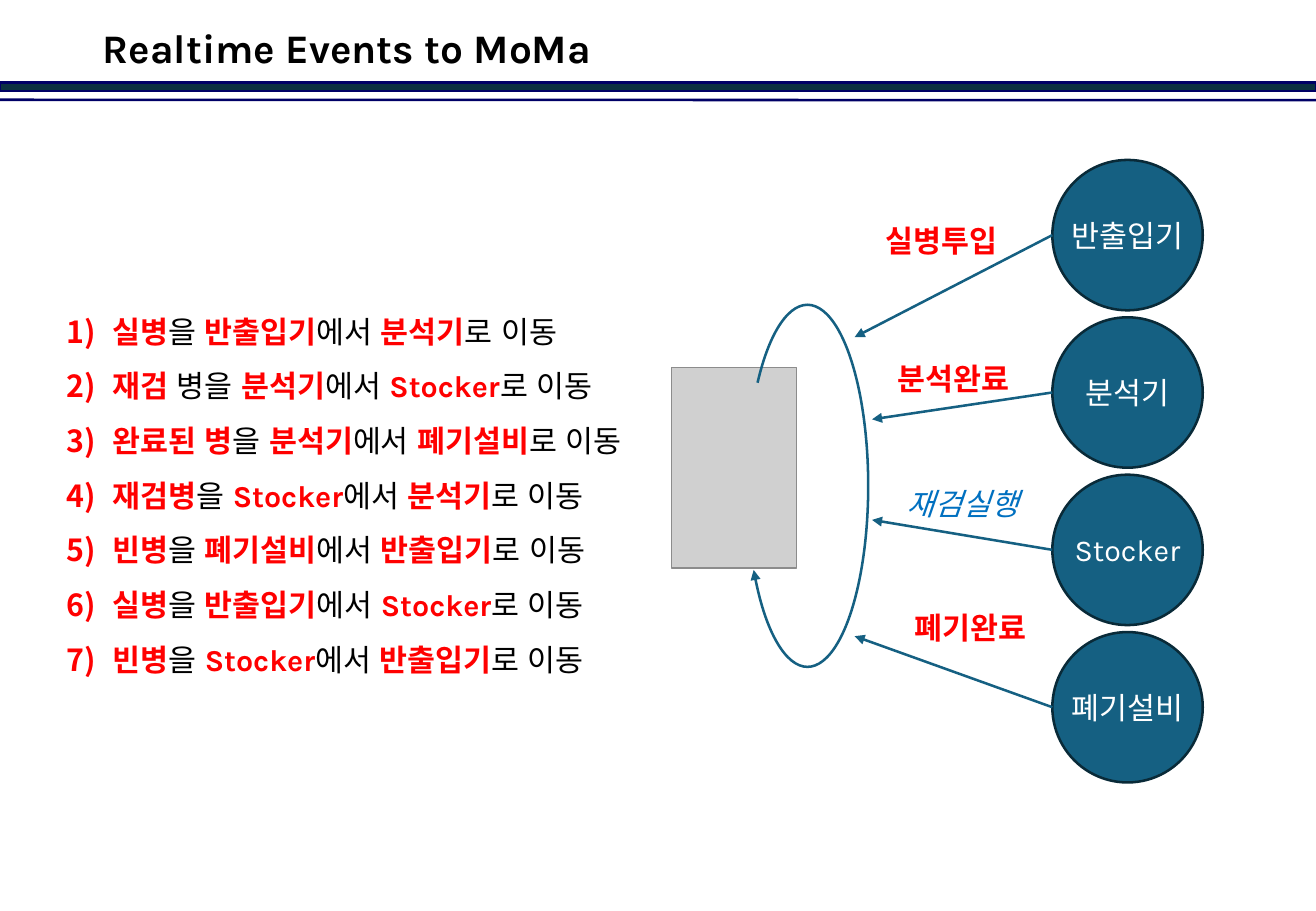
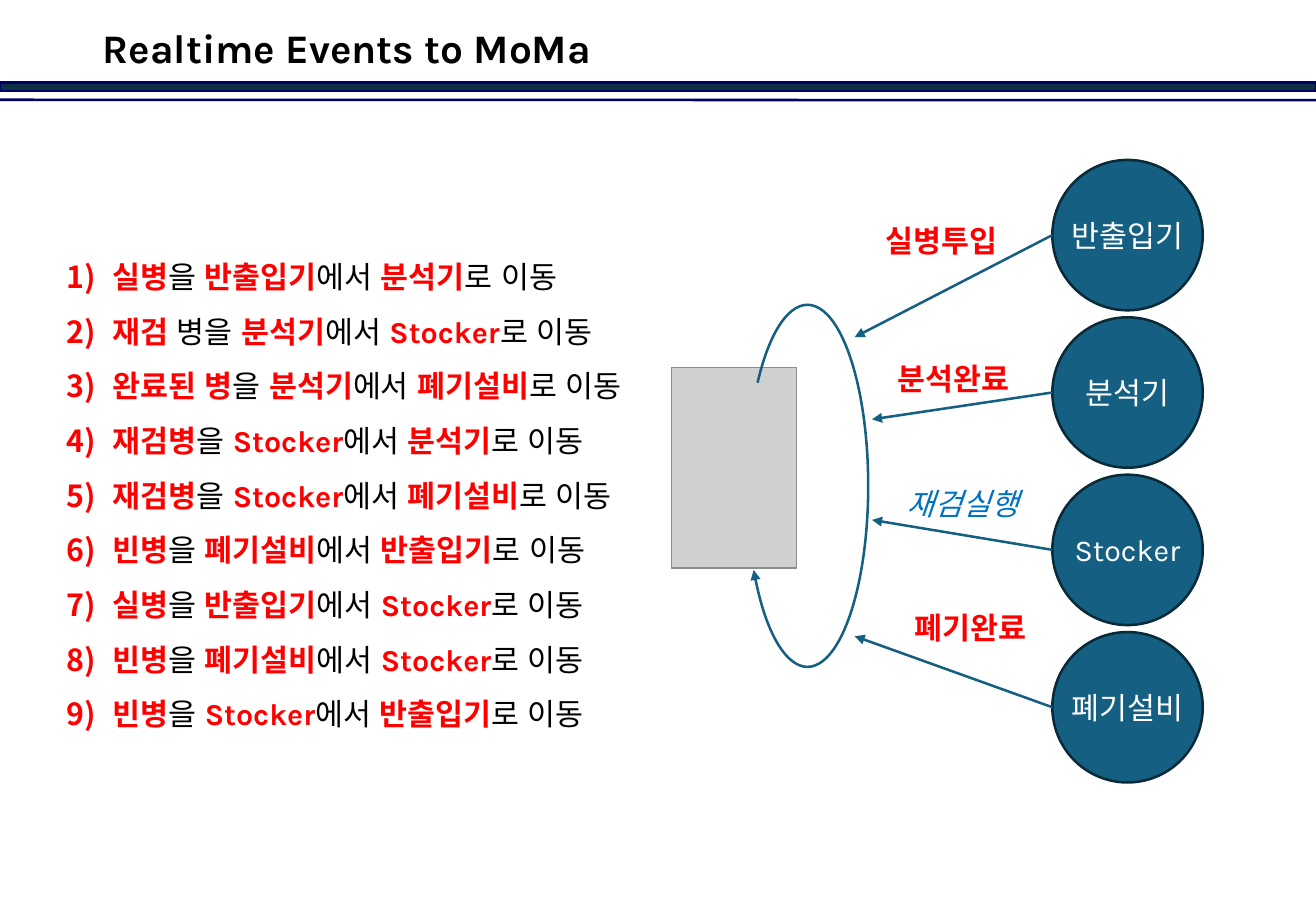
Before and after one commit to jinkabpark/SamickThk_Analysis, a slide deck: slide 13 of 허종원/Travel Scenario.pptx. Drawn at 1316x911 pixels with LibreOffice and Linux fonts; fonts in the diff are those of the drawing; grey boxes stand for pictures; background and template pictures are left out. Boxes give left, top, right and bottom in pixels: in the first picture for what was removed or moved away, otherwise in the second. Text is boxed around its words. In the diff, an @@ line names an element or a change of style, - is before the commit and + after.

```diff
--- a/허종원/Travel Scenario.pptx
+++ b/허종원/Travel Scenario.pptx
@@ text "실병을 반출입기에서 분석기로 이동": place and size @@
-text "실병을 반출입기에서 분석기로 이동" at box(112, 317, 622, 674)
+text "실병을 반출입기에서 분석기로 이동" at box(112, 262, 622, 728)
@@ text at box(112, 481, 612, 510): paragraph added @@
+5) 재검병을 Stocker에서 폐기설비로 이동
@@ text at box(112, 645, 584, 674): paragraph added @@
+8) 빈병을 폐기설비에서 Stocker로 이동
```
Also in this commit, not shown: 2 other slides changed, 3 slides added.
